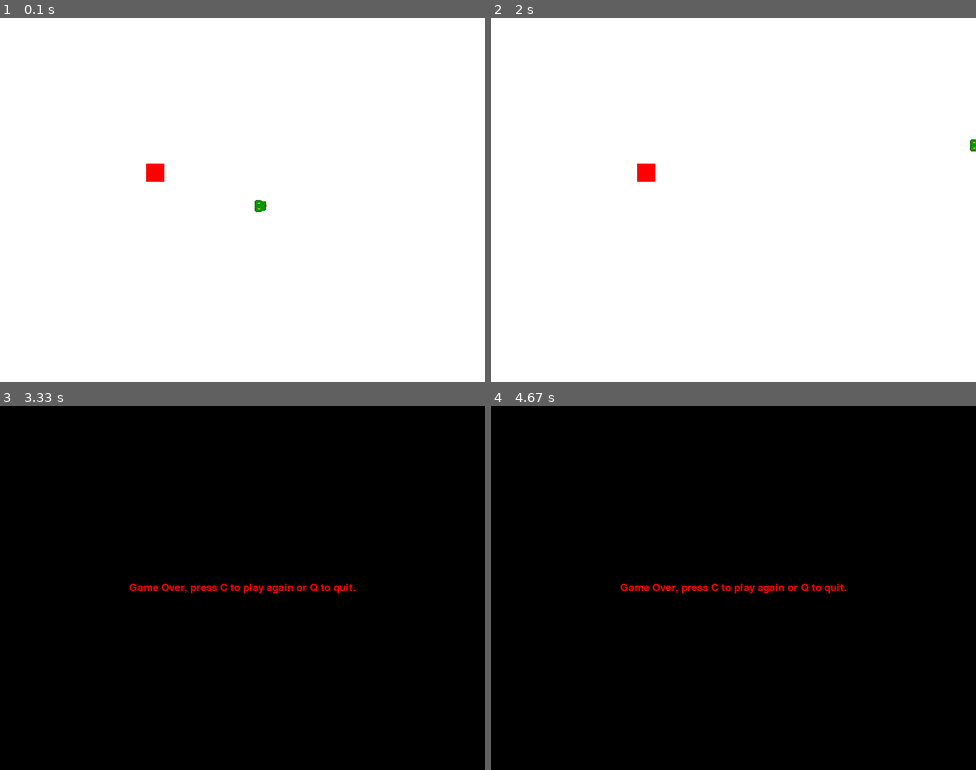
Above: before the commit, frames 1-4 (two rows, left to right).
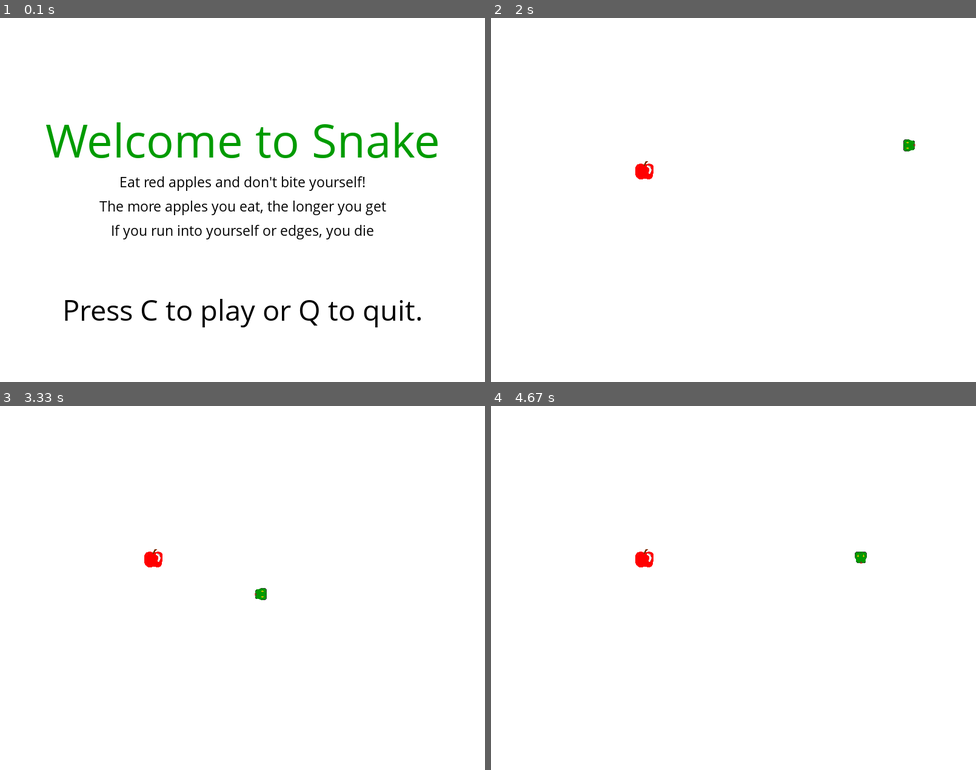
Above: after the commit, the same moments.

Repository: AleksanderTom/Pygame-tests
Game: pygame game, started from snake.py
The game is run twice, just before and just after one commit, with the same random seed, the same clock (stepped at 60 frames per second) and the same inputs.
Inputs:
- Up to frame 1 (0.1 s): no input
- Up to frame 2 (2 s): tap C at 0.33 s; hold Right 0.7-1.17 s; hold Up 1.2-1.5 s; hold Right from 1.53 s (still down)
- Up to frame 3 (3.33 s): release Right at 2 s; hold Left 2.03-2.57 s; hold Down 2.6-2.9 s; hold Left from 2.93 s (still down)
- Up to frame 4 (4.67 s): release Left at 3.33 s; hold Up 3.37-3.73 s; hold Right 3.77-4.4 s; hold Down from 4.43 s (still down)

The runs differ from the first frame. In frame 1, 5.1% of the frame differs, in the area x 9-91%, y 28-85%; in frame 2, 0.2%; in frame 3, 100%, in the area x 0-100%, y 0-100%; in frame 4, 100%.

Commit message:
apple sprite fixed and apple appearence fixed

Diff:
--- a/snake.py
+++ b/snake.py
@@ -13,17 +13,51 @@
 gameDisplay = pygame.display.set_mode((display_width, display_height))
 pygame.display.set_caption('Snake')
 
+icon = pygame.image.load("/home/aleksander/workspace/Game/Pygame-tests/sprites/apple.bmp")
+pygame.display.set_icon(icon)
+
 img = pygame.image.load("/home/aleksander/workspace/Game/Pygame-tests/sprites/snakehead.bmp")
+appleimg = pygame.image.load("/home/aleksander/workspace/Game/Pygame-tests/sprites/apple.bmp")
 
 clock = pygame.time.Clock()
 
+AppleThickness = 30
 block_size = 20
 FPS = 15
 
 direction = "right"
 
-font = pygame.font.SysFont(None, 25)
+smallfont = pygame.font.SysFont("comicsansms", 25)
+mediumfont = pygame.font.SysFont("comicsansms", 50)
+largefont = pygame.font.SysFont("comicsansms", 80)
 
+
+def game_intro():
+
+    intro = True
+
+    while intro:
+
+        for event in pygame.event.get():
+            if event.type == pygame.QUIT:
+                pygame.quit()
+                quit()
+            if event.type == pygame.KEYDOWN:
+                if event.key == pygame.K_c:
+                    intro = False
+                if event.key == pygame.K_q:
+                    pygame.quit()
+                    quit()
+
+        gameDisplay.fill(white)
+        message_to_screen('Welcome to Snake', green, -100, "large")
+        message_to_screen("Eat red apples and don't bite yourself!", black, -30)
+        message_to_screen("The more apples you eat, the longer you get", black, 10)
+        message_to_screen("If you run into yourself or edges, you die", black, 50)
+        message_to_screen("Press C to play or Q to quit.", black, 180, "medium")
+
+        pygame.display.update()
+        clock.tick(4)
 
 def snake(block_size, snakeList):
 
@@ -44,19 +78,25 @@
         pygame.draw.rect(gameDisplay, green, [XnY[0], XnY[1], block_size, block_size])
 
 
-def text_objects(text, color):
-    textSurface = font.render(text, True, color)
+def text_objects(text, color, size):
+    if size == "small":
+        textSurface = smallfont.render(text, True, color)
+    elif size == "medium":
+        textSurface = mediumfont.render(text, True, color)
+    elif size == "large":
+        textSurface = largefont.render(text, True, color)
     return textSurface, textSurface.get_rect()
 
 
-def message_to_screen(msg, color):
-    textSurf, textRect = text_objects(msg, color)
-    textRect.center = (display_width / 2), (display_height / 2)
+def message_to_screen(msg, color, y_displace=0, size = 'small'):
+    textSurf, textRect = text_objects(msg, color, size)
+    textRect.center = (display_width / 2), (display_height / 2) + y_displace
     gameDisplay.blit(textSurf, textRect)
 
 
 def gameLoop():
     global direction
+    direction = "right"
 
     gameExit = False
     gameOver = False
@@ -69,14 +109,16 @@
     snakeList = []
     snakeLength = 1
 
-    randAppleX = round(random.randrange(0, display_width - block_size))# / 10.0) * 10.0
-    randAppleY = round(random.randrange(0, display_height - block_size))# / 10.0) * 10.0
+    randAppleX = round(random.randrange(0, display_width - AppleThickness))# / 10.0) * 10.0
+    randAppleY = round(random.randrange(0, display_height - AppleThickness))# / 10.0) * 10.0
 
     while not gameExit:
 
         while gameOver:
             gameDisplay.fill(black)
-            message_to_screen('Game Over, press C to play again or Q to quit.', red)
+            message_to_screen('Game Over', red, -50, size="large")
+            message_to_screen('Press C to play again or Q to quit.', white, 50, size="medium")
+
             pygame.display.update()
 
             for event in pygame.event.get():
@@ -118,8 +160,7 @@
         lead_y += lead_y_change
 
         gameDisplay.fill(white)
-        AppleThickness = 30
-        pygame.draw.rect(gameDisplay, red, [randAppleX, randAppleY, AppleThickness, AppleThickness])
+        gameDisplay.blit(appleimg, (randAppleX, randAppleY))
 
         snakeHead = []
         snakeHead.append(lead_x)
@@ -138,12 +179,12 @@
 
         if lead_x > randAppleX and lead_x < randAppleX + AppleThickness or lead_x + block_size > randAppleX and lead_x + block_size < randAppleX + AppleThickness:
             if lead_y > randAppleY and lead_y < randAppleY + AppleThickness:
-                randAppleX = round(random.randrange(0, display_width - block_size))  # / 10.0) * 10.0
-                randAppleY = round(random.randrange(0, display_height - block_size))  # / 10.0) * 10.0
+                randAppleX = round(random.randrange(0, display_width - AppleThickness))  # / 10.0) * 10.0
+                randAppleY = round(random.randrange(0, display_height - AppleThickness))  # / 10.0) * 10.0
                 snakeLength += 1
             elif  lead_y + block_size > randAppleY and lead_y + block_size < randAppleY + AppleThickness:
-                randAppleX = round(random.randrange(0, display_width - block_size))  # / 10.0) * 10.0
-                randAppleY = round(random.randrange(0, display_height - block_size))  # / 10.0) * 10.0
+                randAppleX = round(random.randrange(0, display_width - AppleThickness))  # / 10.0) * 10.0
+                randAppleY = round(random.randrange(0, display_height - AppleThickness))  # / 10.0) * 10.0
                 snakeLength += 1
 
         clock.tick(FPS)
@@ -151,5 +192,5 @@
     pygame.quit()
     quit()
 
-
+game_intro()
 gameLoop()
Binary file added: sprites/apple.bmp
